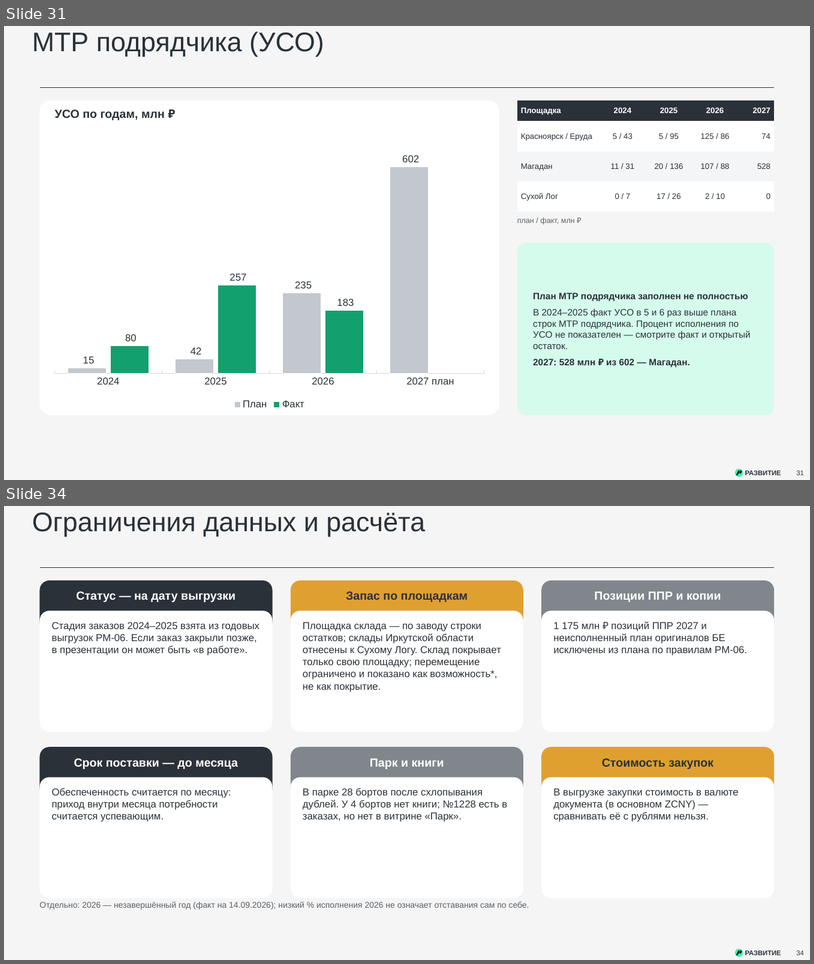
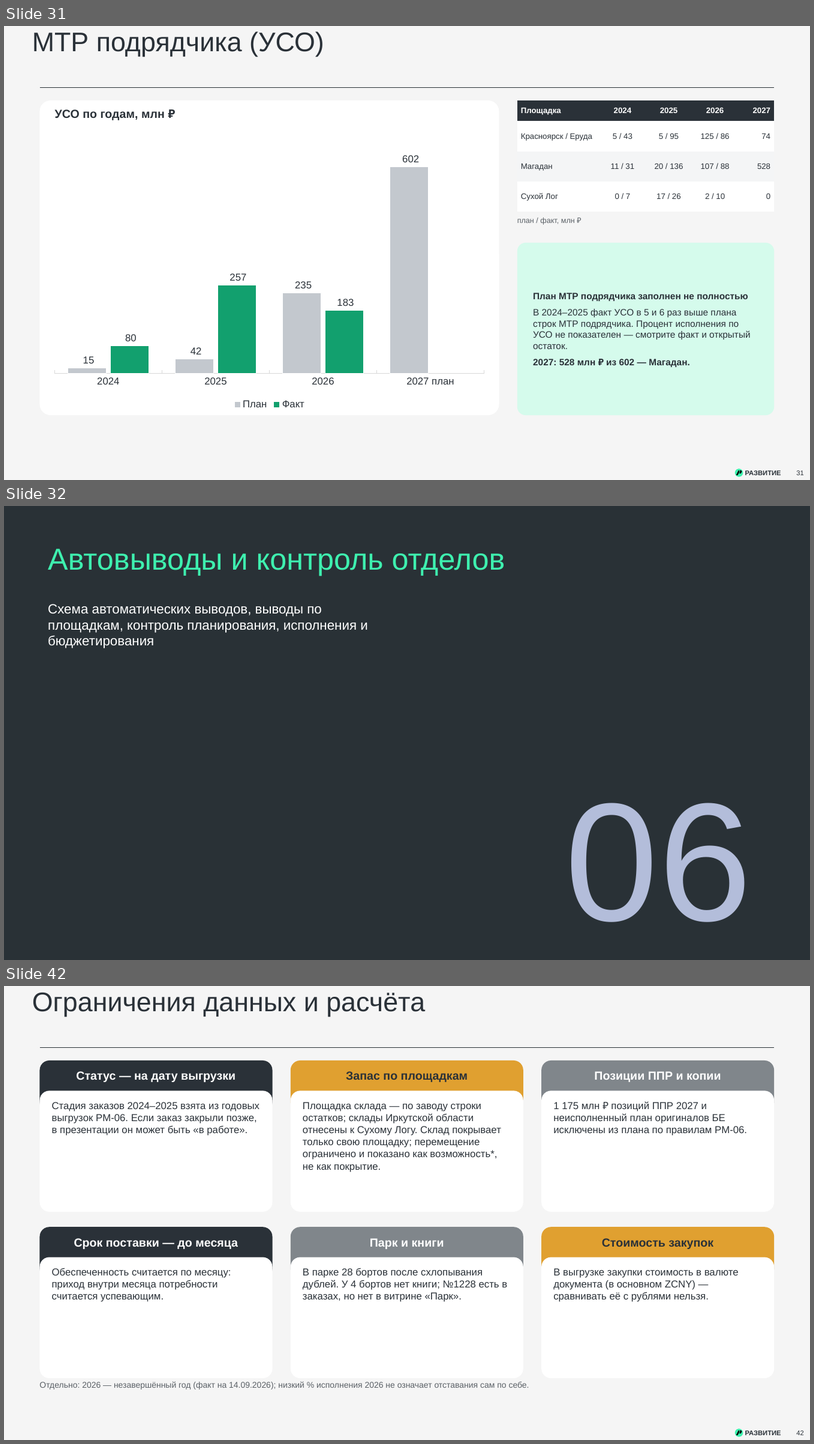
Before and after one commit to victorekuznetsov/TZ, a slide deck: exports/WK_ispolnenie_2024-2026_plan_2027.pptx. Shown one above the other, each under a label of ours: slides 31 and 34 before the commit, slides 31, 32 and 42 after it; the slides between them are not shown. The pictures are 814x964 and 814x1444 pixels, drawn with LibreOffice and Linux fonts; fonts in the diff are those of the drawing; background and template pictures are left out. Boxes give left, top, right and bottom in pixels: in the first picture for what was removed or moved away, otherwise in the second. Text is boxed around its words. In the diff, an @@ line names an element or a change of style, - is before the commit and + after.

```diff
--- a/exports/WK_ispolnenie_2024-2026_plan_2027.pptx
+++ b/exports/WK_ispolnenie_2024-2026_plan_2027.pptx
@@ slide 32 added at (4, 506, 810, 960), background picture (left out) @@
@@ text added at (48, 549, 506, 576), 36 pt, text #3EF0AF @@
+Автовыводы и контроль отделов
@@ text added at (48, 604, 368, 648), 16 pt, text #FFFFFF @@
+Схема автоматических выводов, выводы по площадкам, контроль планирования, исполнения и бюджетирования
@@ title added at (566, 802, 752, 922), 200 pt, text #B3BDDA @@
+06
@@ what was slide 34 is now slide 42 @@
@@ page number at (797, 1430, 804, 1435): text changed @@
-34
+42
```
Also in this commit, not shown: 3 slides changed, 9 other slides added, 4 other files.
